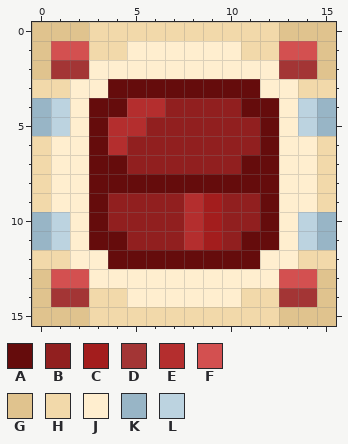
Pixel-art file -- ReWired/Assets/Sprites/GameObjects/button.aseprite. This is how it looked before the edit.
16x16 pixels, 1 frame. Colours within 5 levels of each other are drawn and written as one.
Visible layers, top first: "Layer 5", "Layer 3", "Layer 4", "Layer 2", "Layer 1".
Palette (. is transparent): A #650c0c  B #911f1f  C #a31d1d  D #a33535  E #b42e2e  F #d35050  G #e0c38e  H #f2d9aa  J #ffeecf  K #98b5c6  L #bcd3e0
Pixels before, first column x 0:
 0 GGGHHHHHHHHHHGGG
 1 GFFHHJJJJJJHHFFG
 2 GDDJJJJJJJJJJDDG
 3 HHJJAAAAAAAAJJHH
 4 KLJAAEEBBBBAAJLK
 5 KLJAEEBBBBBBAJLK
 6 HJJAEBBBBBBBAJJH
 7 HJJAABBBBBBAAJJH
 8 HJJAAAAAAAAAAJJH
 9 HJJABBBBECBBAJJH
10 KLJABBBBECBBAJLK
11 KLJAABBBECBAAJLK
12 HHJJAAAAAAAAJJHH
13 GFFJJJJJJJJJJFFG
14 GDDHHJJJJJJHHDDG
15 GGGHHHHHHHHHHGGG
New version:
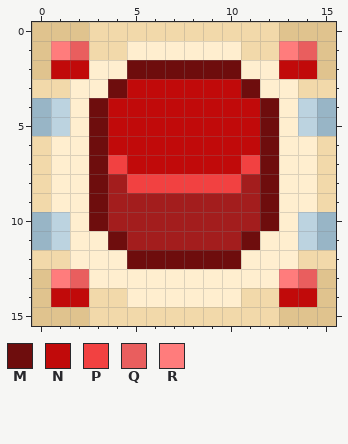
Colours new in this view: M #6e0d0d  N #c10a0a  P #f24141  Q #e95e5e  R #ff7c7c
From old to new:
{"where": "layer \"Layer 3\""}
{"y":1,"x":1,"old":"FF","new":"RQ"}
{"y":1,"x":13,"old":"FF","new":"RQ"}
{"y":2,"x":1,"old":"DD","new":"NN"}
{"y":2,"x":5,"old":"JJJJJJ","new":"MMMMMM"}
{"y":2,"x":13,"old":"DD","new":"NN"}
{"y":3,"x":4,"old":"AAAAAAAA","new":"MNNNNNNM"}
{"y":4,"x":3,"old":"AAEEBBBBAA","new":"MNNNNNNNNM"}
{"y":5,"x":3,"old":"AEEBBBBBBA","new":"MNNNNNNNNM"}
{"y":6,"x":3,"old":"AEBBBBBBBA","new":"MNNNNNNNNM"}
{"y":7,"x":3,"old":"AABBBBBBAA","new":"MPNNNNNNPM"}
{"y":8,"x":3,"old":"AAAAAAAAAA","new":"MCPPPPPPCM"}
{"y":9,"x":3,"old":"ABBBBE","new":"MCCCCC"}
{"y":9,"x":10,"old":"BBA","new":"CCM"}
{"y":10,"x":3,"old":"ABBBBE","new":"MCCCCC"}
{"y":10,"x":10,"old":"BBA","new":"CCM"}
{"y":11,"x":3,"old":"AABBBE","new":"JMCCCC"}
{"y":11,"x":10,"old":"BAA","new":"CMJ"}
{"y":12,"x":4,"old":"AAAAAAAA","new":"JMMMMMMJ"}
{"y":13,"x":1,"old":"FF","new":"RQ"}
{"y":13,"x":13,"old":"FF","new":"RQ"}
{"y":14,"x":1,"old":"DD","new":"NN"}
{"y":14,"x":13,"old":"DD","new":"NN"}
